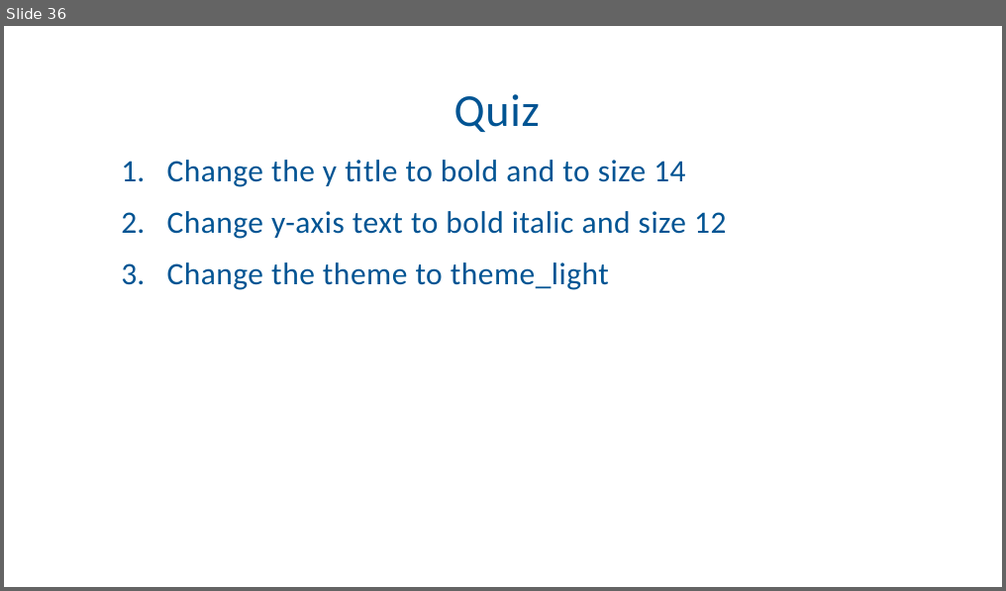
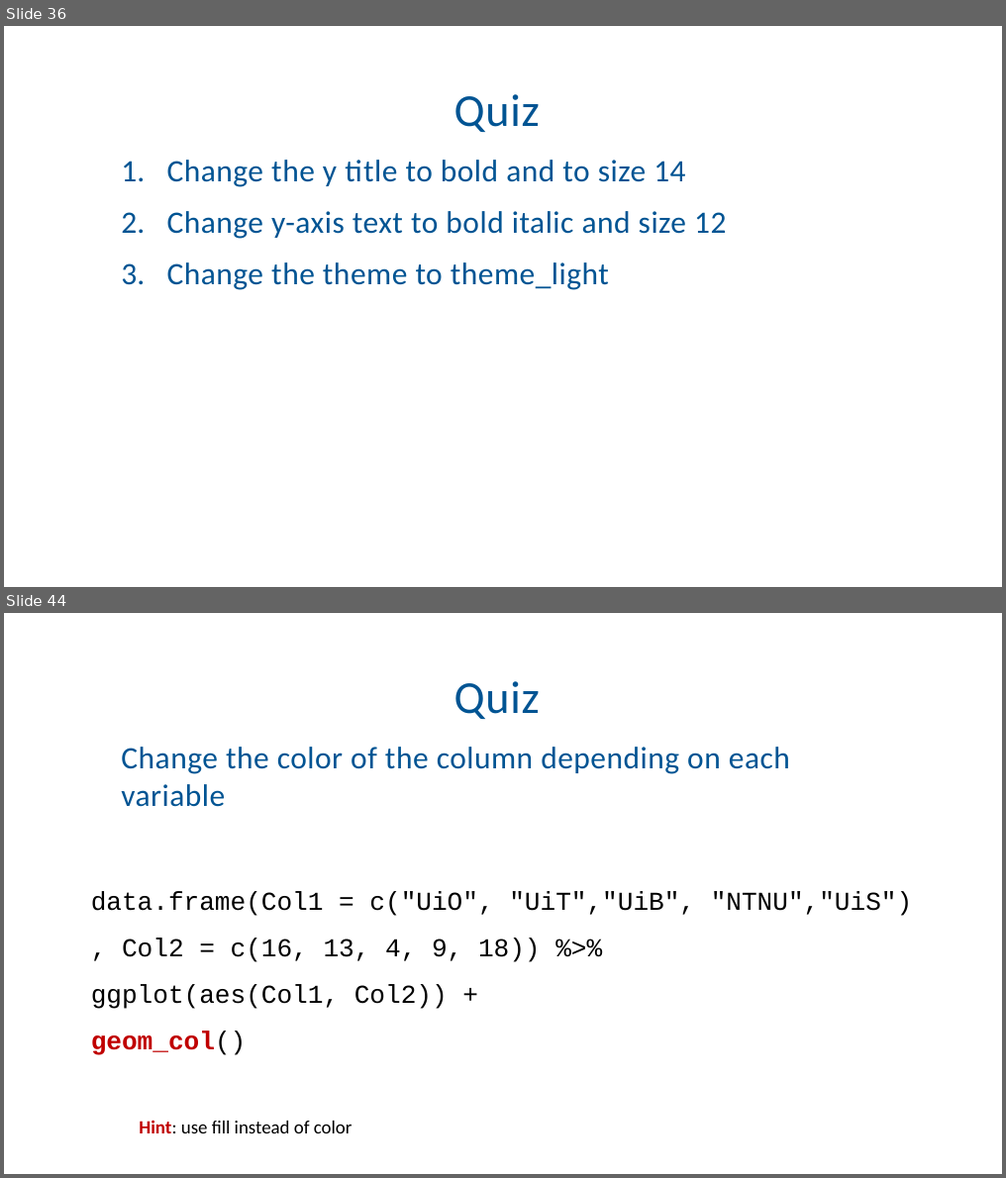
Before and after one commit to Ahmedbargheet/R-for-beginners_UiT, a slide deck: R_workshop_4.ppt. Shown one above the other, each under a label of ours: slide 36 before the commit, slides 36 and 44 after it; the slides between them are not shown. The pictures are 1006x591 and 1006x1178 pixels, drawn with LibreOffice and Linux fonts; fonts in the diff are those of the drawing; background and template pictures are left out. Boxes give left, top, right and bottom in pixels: in the first picture for what was removed or moved away, otherwise in the second. Text is boxed around its words. In the diff, an @@ line names an element or a change of style, - is before the commit and + after.

```diff
--- a/R_workshop_4.ppt
+++ b/R_workshop_4.ppt
@@ slide 44 added at [4,613,1002,1174], background picture (left out) @@
@@ title added at [454,681,540,719], 44 pt, text #005493 @@
+Quiz
@@ text added at [121,747,790,807], 30 pt, text #005493 @@
+Change the color of the column depending on each variable
@@ text added at [91,892,912,1056], 24.9 pt, text #000000 @@
+data.frame(Col1 = c("UiO", "UiT","UiB", "NTNU","UiS")
+, Col2 = c(16, 13, 4, 9, 18)) %>%
+ggplot(aes(Col1, Col2)) +
+geom_col()
@@ text added at [139,1120,352,1134], 18 pt, text #000000 @@
+Hint: use fill instead of color
```
Also in this commit, not shown: 10 slides changed, 23 other slides added.
